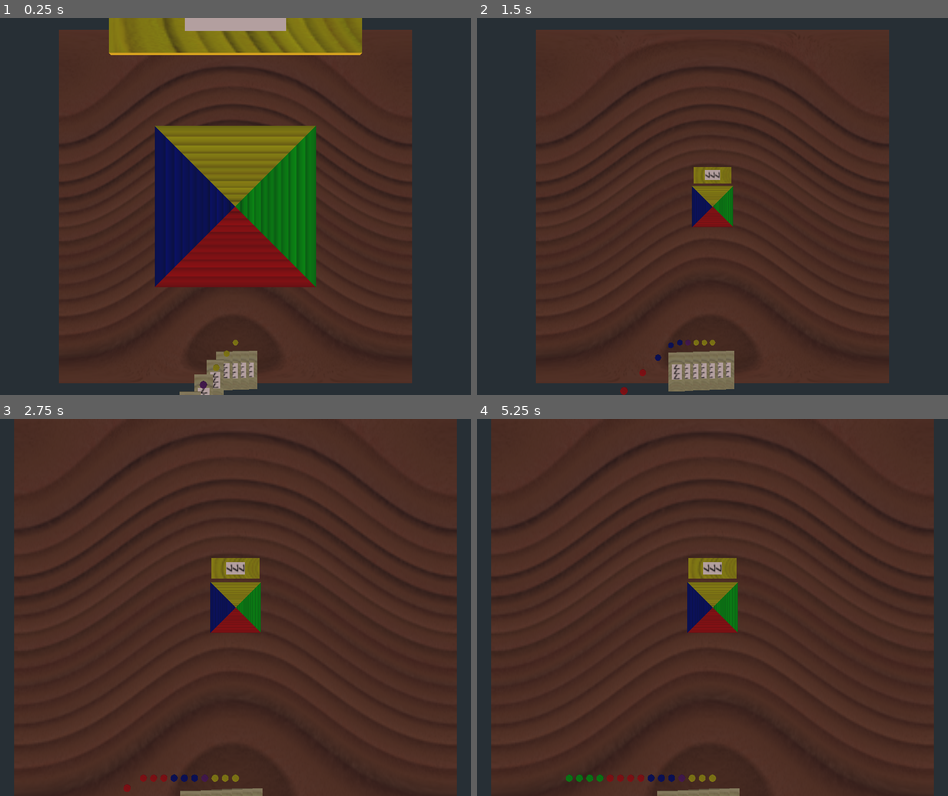
Above: before the commit, frames 1-4 (two rows, left to right).
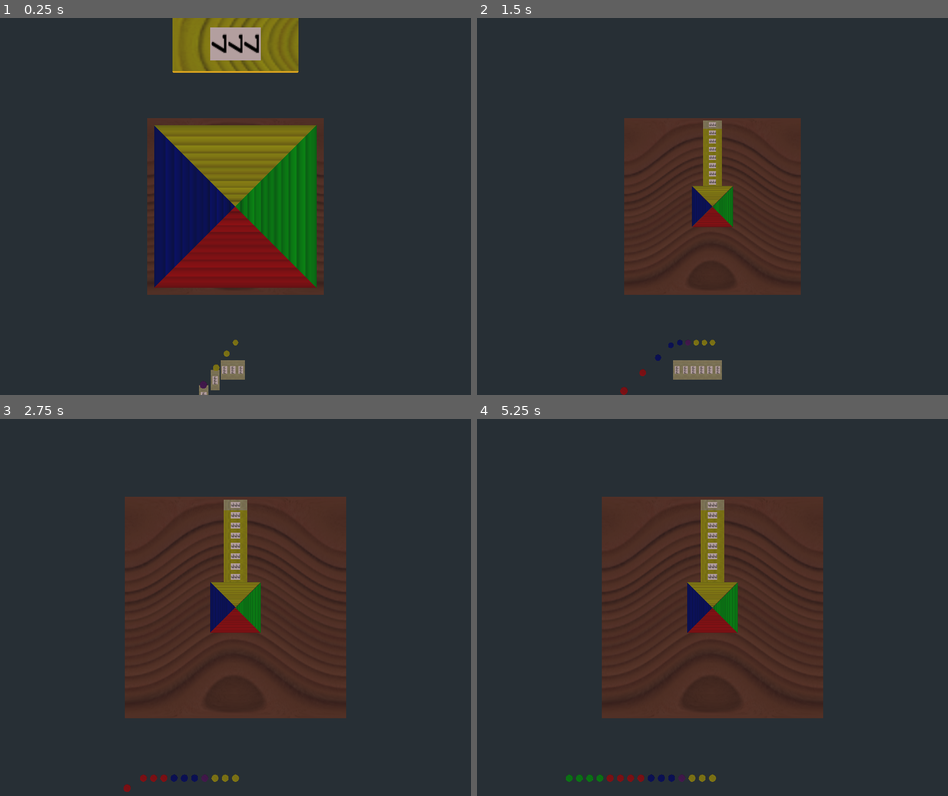
Above: after the commit, the same moments.

Repository: turulomio/gdparchis
Game: Godot game, scene res://scenes/Game4.tscn
Same seed, same stepped clock (60 frames per second), same inputs: the game is played once before the commit and once after it.
Inputs (mouse positions are in pixels of both pictures, inside the frame that each line leads up to):
- Up to frame 1 (0.25 s): no input
- Up to frame 2 (1.5 s): move the mouse to (816, 187) at 0.52 s; click (816, 187) at 0.6 s; move the mouse to (618, 225) at 1.27 s; click (618, 225) at 1.35 s
- Up to frame 3 (2.75 s): move the mouse to (282, 524) at 2.02 s; tap Z (zoom_in) at 2.1 s; click (282, 524) at 2.3 s
- Up to frame 4 (5.25 s): move the mouse to (688, 682) at 2.77 s; tap A (zoom_out) at 2.85 s; click (688, 682) at 3.05 s; tap Enter at 3.5, 5 s; move the mouse to (853, 664) at 3.52 s; click (853, 664) at 3.6 s; tap Space at 4.25 s; move the mouse to (571, 550) at 4.27 s; click (571, 550) at 4.35 s; move the mouse to (736, 607) at 5.02 s; tap Z (zoom_in) at 5.1 s

The runs differ from the first frame. In frame 1, 51% of the frame differs, in the area x 12-88%, y 0-100%; in frame 2, 50%; in frame 3, 63%, in the area x 3-97%, y 0-100%; in frame 4, 63%.

Commit message:
Now works scales is /2

Diff:
--- a/scenes/Board4.tscn
+++ b/scenes/Board4.tscn
@@ -15,7 +15,7 @@
 transform = Transform( 1, 0, 0, 0, 0.1, 0, 0, 0, 1, 0, 0, 0 )
 
 [node name="MeshInstance" type="MeshInstance" parent="."]
-transform = Transform( 65, 0, 0, 0, 1, 0, 0, 0, 65, 0, 0, 0 )
+transform = Transform( 32.5, 0, 0, 0, 1, 0, 0, 0, 32.5, 0, 0, 0 )
 mesh = SubResource( 1 )
 material/0 = SubResource( 3 )
 
--- a/scenes/SquareEnd4.gd
+++ b/scenes/SquareEnd4.gd
@@ -32,3 +32,4 @@
 		100:
 			self.set_color(ColorN("green",1))
 			self.rotate_y(+PI/2)
+	print("SquareEnd4",$MeshInstance.get_aabb())
--- a/scenes/SquareEnd4.tscn
+++ b/scenes/SquareEnd4.tscn
@@ -1,8 +1,8 @@
 [gd_scene load_steps=7 format=2]
 
 [ext_resource path="res://models/Material.material" type="Material" id=1]
-[ext_resource path="res://scenes/SquareEnd4.gd" type="Script" id=2]
-[ext_resource path="res://images/wood.png" type="Texture" id=3]
+[ext_resource path="res://images/wood.png" type="Texture" id=2]
+[ext_resource path="res://scenes/SquareEnd4.gd" type="Script" id=3]
 
 [sub_resource type="ArrayMesh" id=1]
 resource_name = "SquareEnd4_Cube001"
@@ -19,20 +19,20 @@
 "vertex_count": 18
 }
 
-[sub_resource type="SpatialMaterial" id=3]
-albedo_texture = ExtResource( 3 )
+[sub_resource type="SpatialMaterial" id=2]
+albedo_texture = ExtResource( 2 )
 
-[sub_resource type="BoxShape" id=2]
-extents = Vector3( 2.82692, 1, 1.97359 )
+[sub_resource type="BoxShape" id=3]
+extents = Vector3( 2.9753, 1, 1 )
 
 [node name="SquareEnd4" type="KinematicBody"]
-script = ExtResource( 2 )
+script = ExtResource( 3 )
 
 [node name="MeshInstance" type="MeshInstance" parent="."]
-transform = Transform( 1, 0, 0, 0, 1, 0, 0, 0, 1, 3.75, 0, 3.75 )
+transform = Transform( 1, 0, 0, 0, 1, 0, 0, 0, 1, 3.75, 0.05, 3.75 )
 mesh = SubResource( 1 )
-material/0 = SubResource( 3 )
+material/0 = SubResource( 2 )
 
 [node name="CollisionShape" type="CollisionShape" parent="."]
-transform = Transform( 1, 0, 0, 0, 0.05, 0, 0, 0, 1, -0.063, 0, 5.131 )
-shape = SubResource( 2 )
+transform = Transform( 1, 0, 0, 0, 0.05, 0, 0, 0, 1, 0, 0.05, 4.567 )
+shape = SubResource( 3 )
--- a/scenes/SquareNormal4.gd
+++ b/scenes/SquareNormal4.gd
@@ -20,10 +20,38 @@
 	self.id=node_id
 
 	match(self.id):
+		68:
+			self.set_color(ColorN("white",1))
+			self.global_transform.origin=Vector3(0, 110, -30)
+			self.rotate_y(PI/2)
+		69:
+			self.set_color(ColorN("yellow",1))
+			self.global_transform.origin=Vector3(0, 110, -27)
+			self.rotate_y(PI/2)
+		70:
+			self.set_color(ColorN("yellow",1))
+			self.global_transform.origin=Vector3(0, 110, -24)
+			self.rotate_y(PI/2)
+		71:
+			self.set_color(ColorN("yellow",1))
+			self.global_transform.origin=Vector3(0, 110, -21)
+			self.rotate_y(PI/2)
+		72:
+			self.set_color(ColorN("yellow",1))
+			self.global_transform.origin=Vector3(0, 110, -18)
+			self.rotate_y(PI/2)
+		73:
+			self.set_color(ColorN("yellow",1))
+			self.global_transform.origin=Vector3(0, 110, -15)
+			self.rotate_y(PI/2)
+		74:
+			self.set_color(ColorN("yellow",1))
+			self.global_transform.origin=Vector3(0, 110, -12)
+			self.rotate_y(PI/2)
+			#print("Normal", $MeshInstance.get_aabb()) #DIMENSIONS
 		75:
 			self.set_color(ColorN("yellow",1))
-			print(self.scale)
-			self.global_transform.origin=Vector3(0, 110, -11.5)
+			self.global_transform.origin=Vector3(0, 110, -9)
 			self.rotate_y(PI/2)
 		_:
 			self.set_color(ColorN("white",1))
--- a/scenes/SquareNormal4.tscn
+++ b/scenes/SquareNormal4.tscn
@@ -2,6 +2,14 @@
 
 [ext_resource path="res://scenes/SquareNormal4.gd" type="Script" id=1]
 [ext_resource path="res://images/7.png" type="Texture" id=2]
+
+[sub_resource type="CubeMesh" id=1]
+
+[sub_resource type="SpatialMaterial" id=6]
+
+[sub_resource type="SpatialMaterial" id=3]
+next_pass = SubResource( 6 )
+flags_unshaded = true
 
 [sub_resource type="CubeMesh" id=4]
 
@@ -11,42 +19,31 @@
 albedo_texture = ExtResource( 2 )
 uv1_scale = Vector3( 3, 2, 1 )
 
-[sub_resource type="CubeMesh" id=1]
-
-[sub_resource type="SpatialMaterial" id=6]
-
-[sub_resource type="SpatialMaterial" id=3]
-next_pass = SubResource( 6 )
-flags_unshaded = true
-
 [sub_resource type="BoxShape" id=2]
 
 [node name="4_square_normal" type="KinematicBody"]
 script = ExtResource( 1 )
 
-[node name="PanelA" type="MeshInstance" parent="."]
-transform = Transform( 1.8, 0, 0, 0, 0.1, 0, 0, 0, 1, 0, 0.001, 1.8 )
-mesh = SubResource( 4 )
-skeleton = NodePath("../MeshInstance")
-material/0 = SubResource( 5 )
-
-[node name="PanelB" type="MeshInstance" parent="."]
-transform = Transform( 1.8, 0, 0, 0, 0.1, 0, 0, 0, 1, 0, 0.001, -1.8 )
-mesh = SubResource( 4 )
-skeleton = NodePath("../MeshInstance")
-material/0 = SubResource( 5 )
-
-[node name="PanelC" type="MeshInstance" parent="."]
-transform = Transform( 1.8, 0, 0, 0, 0.1, 0, 0, 0, 1, 0, 0.001, 0 )
-mesh = SubResource( 4 )
-skeleton = NodePath("../MeshInstance")
-material/0 = SubResource( 5 )
-
 [node name="MeshInstance" type="MeshInstance" parent="."]
-transform = Transform( 3, 0, 0, 0, 0.1, 0, 0, 0, 7, 0, 0, 0 )
+transform = Transform( 1.5, 0, 0, 0, 0.1, 0, 0, 0, 3.5, 0, 0, 0 )
 mesh = SubResource( 1 )
 material/0 = SubResource( 3 )
 
+[node name="PanelA" type="MeshInstance" parent="MeshInstance"]
+transform = Transform( 0.6, 0, 0, 0, 1, 0, 0, 0, 0.142857, 0, 0.01, 0.257143 )
+mesh = SubResource( 4 )
+material/0 = SubResource( 5 )
+
+[node name="PanelB" type="MeshInstance" parent="MeshInstance"]
+transform = Transform( 0.6, 0, 0, 0, 1, 0, 0, 0, 0.142857, 0, 0.01, -0.257143 )
+mesh = SubResource( 4 )
+material/0 = SubResource( 5 )
+
+[node name="PanelC" type="MeshInstance" parent="MeshInstance"]
+transform = Transform( 0.6, 0, 0, 0, 1, 0, 0, 0, 0.142857, 0, 0.01, 0 )
+mesh = SubResource( 4 )
+material/0 = SubResource( 5 )
+
 [node name="CollisionShape" type="CollisionShape" parent="."]
-transform = Transform( 3, 0, 0, 0, 0.1, 0, 0, 0, 7, 0, 0, 0 )
+transform = Transform( 1.49, 0, 0, 0, 0.09, 0, 0, 0, 3.49, 0, 0, 0 )
 shape = SubResource( 2 )
